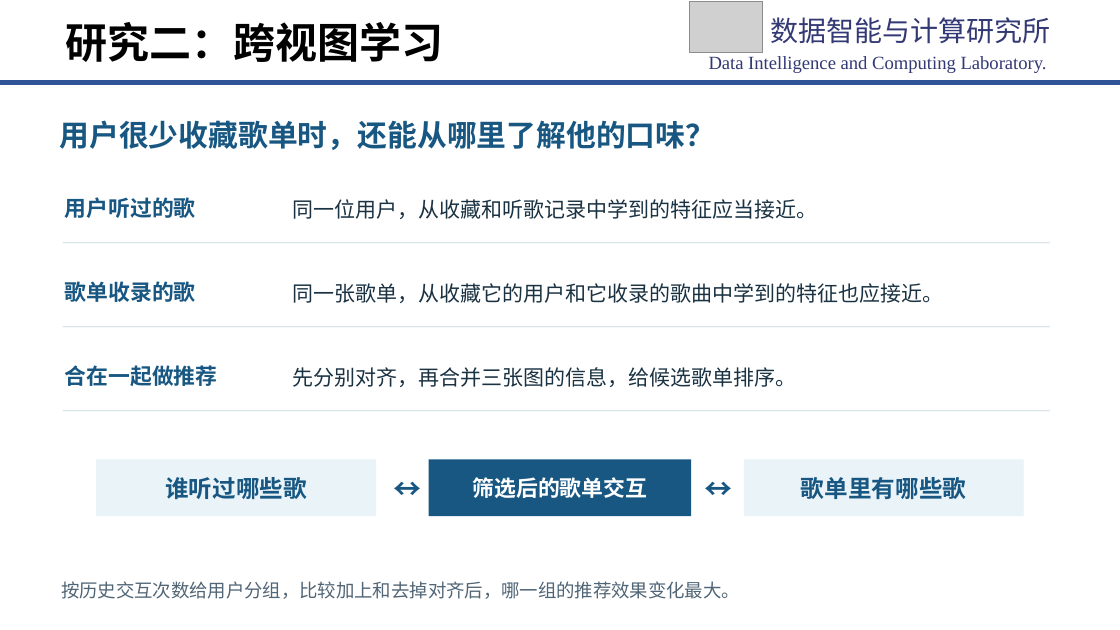
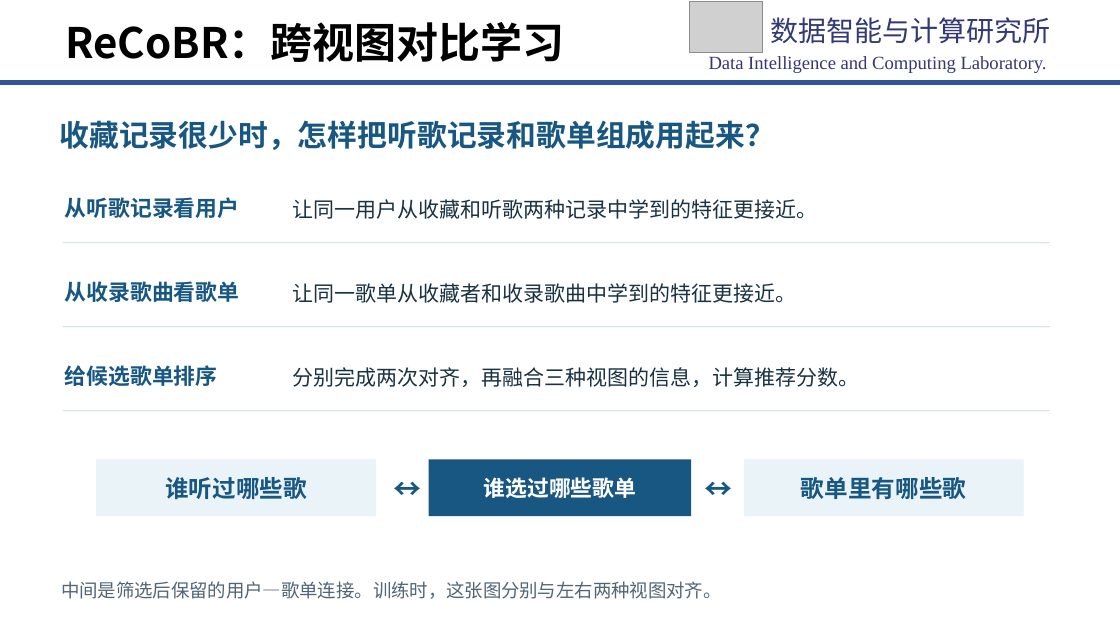
Before and after one commit to chengwuzi/MultiCBR-Project, a slide deck: slide 16 of 开题PPT/研二开题答辩-ReCoBR-定稿.pptx (slide 13 before the commit). Drawn at 1120x630 pixels with LibreOffice and Linux fonts; fonts in the diff are those of the drawing; grey boxes stand for pictures; background and template pictures are left out. Boxes give left, top, right and bottom in pixels: in the first picture for what was removed or moved away, otherwise in the second. Text is boxed around its words. In the diff, an @@ line names an element or a change of style, - is before the commit and + after.

Commit message:
ReCoBR-论文精修：开题-PPT完成

```diff
--- a/开题PPT/研二开题答辩-ReCoBR-定稿.pptx
+++ b/开题PPT/研二开题答辩-ReCoBR-定稿.pptx
@@ text at box(65, 22, 565, 62): text changed @@
-研究二：跨视图学习
+ReCoBR：跨视图对比学习
@@ text at box(59, 120, 774, 150): text changed @@
-用户很少收藏歌单时，还能从哪里了解他的口味？
+收藏记录很少时，怎样把听歌记录和歌单组成用起来？
@@ text at box(65, 197, 240, 218): text changed @@
-用户听过的歌
+从听歌记录看用户
@@ text at box(292, 199, 817, 219): text changed @@
-同一位用户，从收藏和听歌记录中学到的特征应当接近。
+让同一用户从收藏和听歌两种记录中学到的特征更接近。
@@ text at box(65, 281, 240, 302): text changed @@
-歌单收录的歌
+从收录歌曲看歌单
@@ text at box(292, 283, 796, 303): text changed @@
-同一张歌单，从收藏它的用户和它收录的歌曲中学到的特征也应接近。
+让同一歌单从收藏者和收录歌曲中学到的特征更接近。
@@ text at box(65, 365, 218, 386): text changed @@
-合在一起做推荐
+给候选歌单排序
@@ text at box(292, 367, 859, 387): text changed @@
-先分别对齐，再合并三张图的信息，给候选歌单排序。
+分别完成两次对齐，再融合三种视图的信息，计算推荐分数。
@@ text in rectangle at box(484, 477, 637, 498): text changed @@
-筛选后的歌单交互
+谁选过哪些歌单
@@ text at box(61, 581, 721, 599): text changed @@
-按历史交互次数给用户分组，比较加上和去掉对齐后，哪一组的推荐效果变化最大。
+中间是筛选后保留的用户—歌单连接。训练时，这张图分别与左右两种视图对齐。
```
Also in this commit, not shown: 8 other slides changed, 3 slides added, 1 slide removed.
